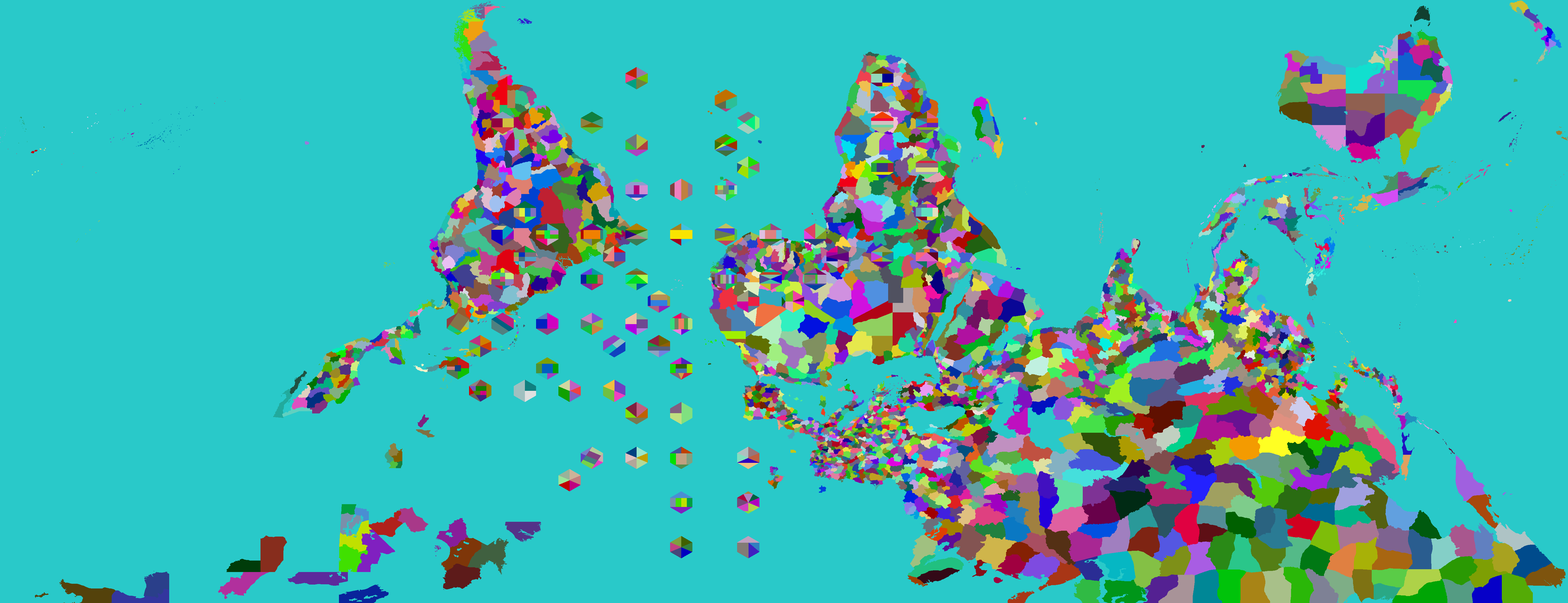
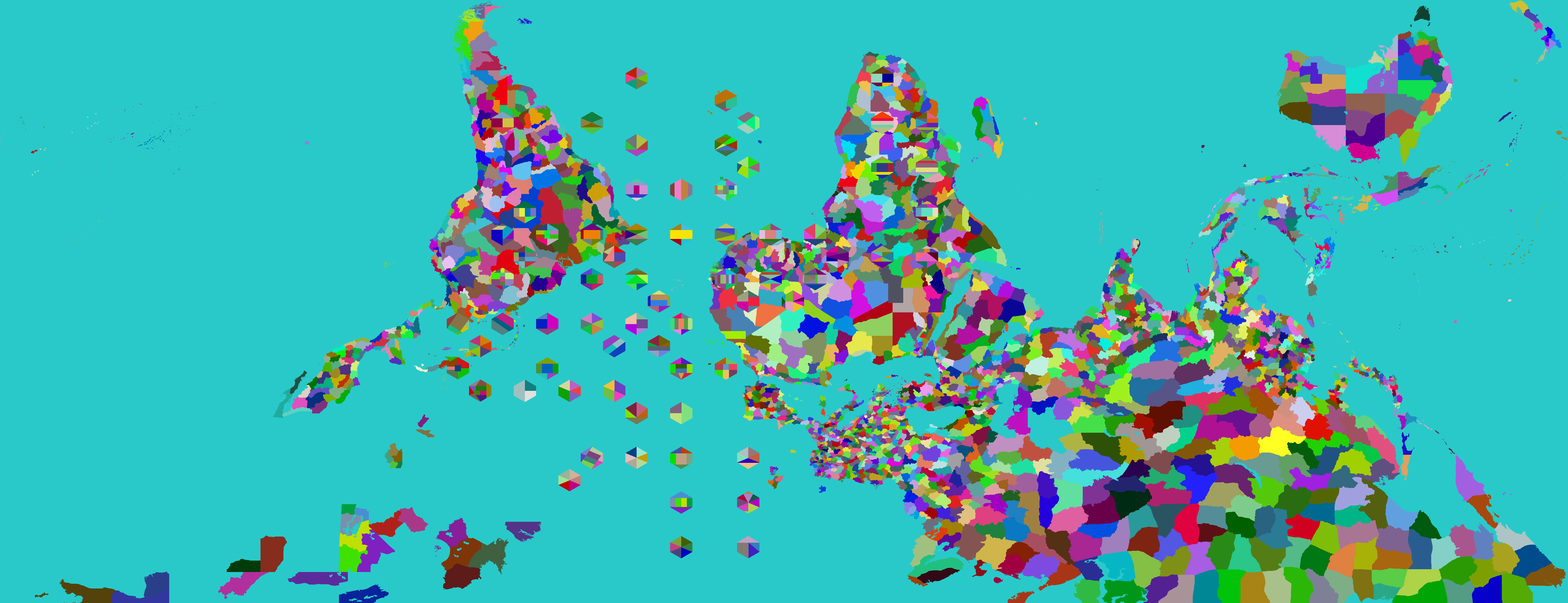
Layer changes from the first 1568px x 603px image to the second:
painted on "Provinces" over (714, 357, 810, 439)
